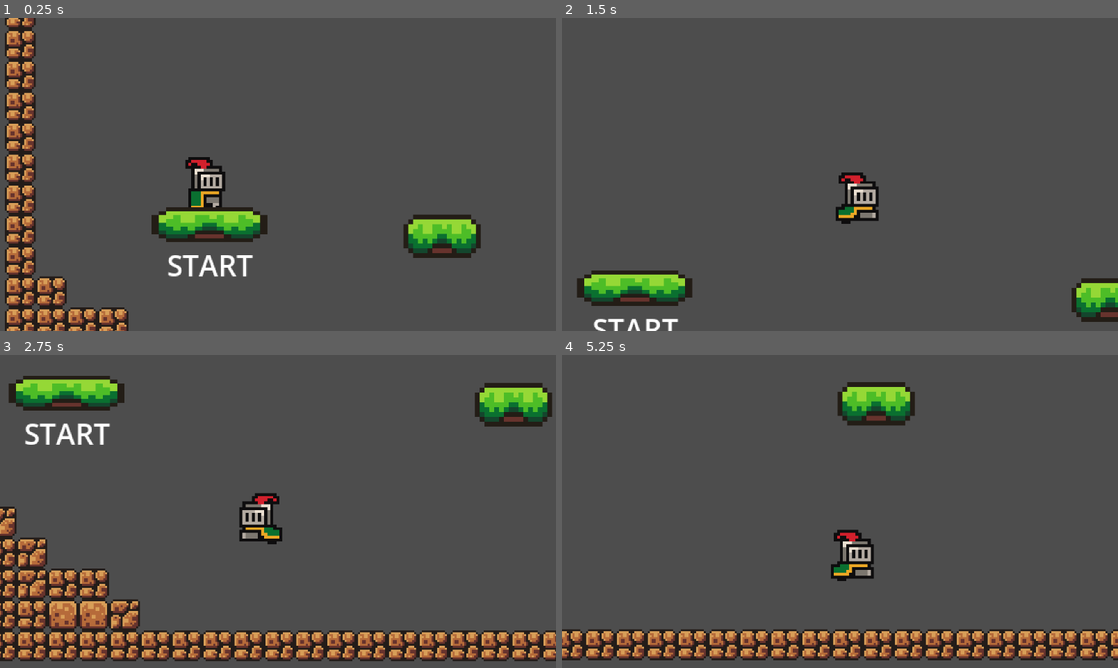
Above: before the commit, frames 1-4 (two rows, left to right).
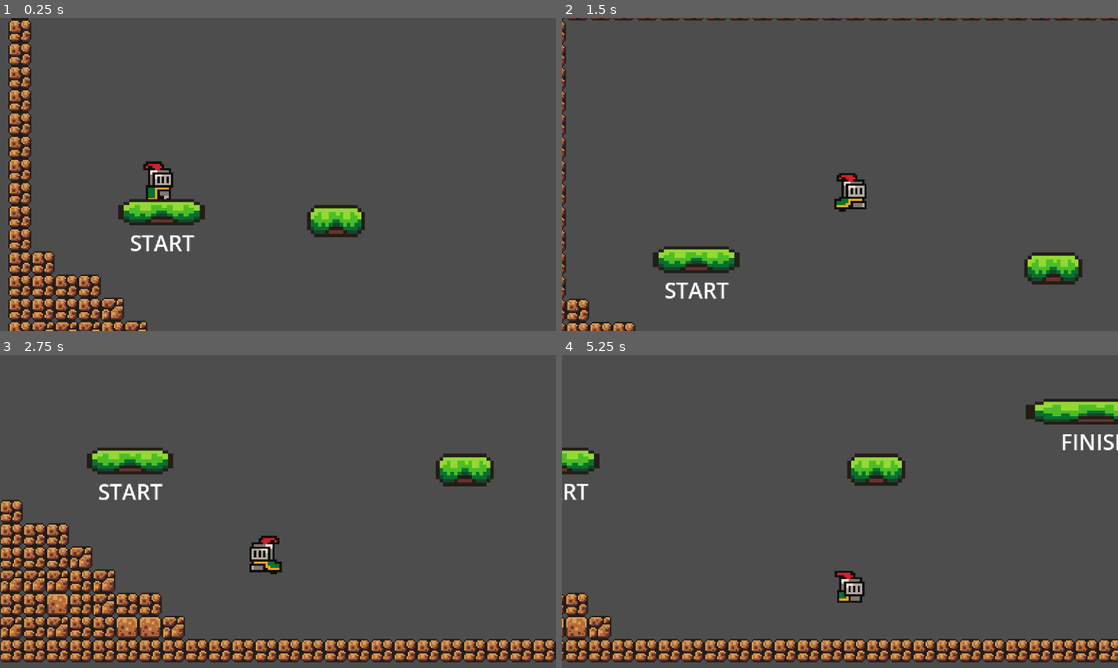
Above: after the commit, the same moments.

Repository: Klarnold/Task1
Game: Godot game, scene res://scenes/game/game.tscn
The game is run twice, just before and just after one commit, with the same random seed, the same clock (stepped at 60 frames per second) and the same inputs.
Inputs (mouse positions are in pixels of both pictures, inside the frame that each line leads up to):
- Up to frame 1 (0.25 s): no input
- Up to frame 2 (1.5 s): move the mouse to (962, 158) at 0.52 s; hold Right (right) from 0.53 s (still down); click (962, 158) at 0.6 s; tap Space (jump) at 0.77, 0.8, 1.07, 1.35 s; move the mouse to (728, 190) at 1.27 s
- Up to frame 3 (2.75 s): tap Space (jump) at 1.52, 1.82, 2.3 s; click (166, 527) at 1.55 s; move the mouse to (333, 442) at 2.02 s; release Right (right) at 2.03 s; hold A (left) from 2.03 s (still down); click (333, 442) at 2.1 s
- Up to frame 4 (5.25 s): move the mouse to (812, 574) at 2.77 s; release A (left) at 2.78 s; hold Right (right) 2.78-4.28 s; click (812, 574) at 2.85 s; tap Space (jump) at 3.02, 3.32, 3.6, 3.77, 4.07, 4.52, 4.82 s; move the mouse to (1006, 558) at 3.52 s; move the mouse to (673, 464) at 4.27 s; hold A (left) 4.28-5.03 s; click (673, 464) at 4.35 s; move the mouse to (867, 511) at 5.02 s; hold Right (right) from 5.03 s (still down); click (867, 511) at 5.1 s

The runs differ from the first frame. In frame 1, 14% of the frame differs, in the area x 0-87%, y 0-100%; in frame 2, 8.5%; in frame 3, 23%, in the area x 0-100%, y 6-99%; in frame 4, 16%.

Commit message:
Player update
Took a break and added attack for player (J/LMB)

Diff:
--- a/simpleplatformer/elements/player/player.tscn
+++ b/simpleplatformer/elements/player/player.tscn
@@ -169,7 +169,7 @@
 }],
 "loop": false,
 "name": &"attack",
-"speed": 5.0
+"speed": 15.0
 }, {
 "frames": [{
 "duration": 1.0,
@@ -313,15 +313,15 @@
 }]
 
 [sub_resource type="Animation" id="Animation_lgvkd"]
-length = 0.6
-tracks/0/type = "value"
-tracks/0/imported = false
-tracks/0/enabled = true
-tracks/0/path = NodePath("AnimatedSprite2D:frame")
-tracks/0/interp = 1
-tracks/0/loop_wrap = true
-tracks/0/keys = {
-"times": PackedFloat32Array(0, 0.2, 0.4),
+length = 0.2
+tracks/0/type = "value"
+tracks/0/imported = false
+tracks/0/enabled = true
+tracks/0/path = NodePath("AnimatedSprite2D:frame")
+tracks/0/interp = 1
+tracks/0/loop_wrap = true
+tracks/0/keys = {
+"times": PackedFloat32Array(0, 0.0666667, 0.133333),
 "transitions": PackedFloat32Array(1, 1, 1),
 "update": 1,
 "values": [0, 1, 2]
@@ -337,6 +337,18 @@
 "transitions": PackedFloat32Array(1),
 "update": 1,
 "values": ["attack"]
+}
+tracks/2/type = "value"
+tracks/2/imported = false
+tracks/2/enabled = true
+tracks/2/path = NodePath("DamageBox/HitBoxArea/HitBoxShape:disabled")
+tracks/2/interp = 1
+tracks/2/loop_wrap = true
+tracks/2/keys = {
+"times": PackedFloat32Array(0, 0.0001, 0.0333333, 0.2),
+"transitions": PackedFloat32Array(1, 1, 1, 1),
+"update": 1,
+"values": [false, false, false, true]
 }
 
 [sub_resource type="Animation" id="Animation_b51c3"]
@@ -391,6 +403,34 @@
 "transitions": PackedFloat32Array(1),
 "update": 1,
 "values": ["death"]
+}
+
+[sub_resource type="Animation" id="Animation_lh3fu"]
+length = 0.25
+loop_mode = 1
+tracks/0/type = "value"
+tracks/0/imported = false
+tracks/0/enabled = true
+tracks/0/path = NodePath("AnimatedSprite2D:frame")
+tracks/0/interp = 1
+tracks/0/loop_wrap = true
+tracks/0/keys = {
+"times": PackedFloat32Array(0, 0.125),
+"transitions": PackedFloat32Array(1, 1),
+"update": 1,
+"values": [0, 1]
+}
+tracks/1/type = "value"
+tracks/1/imported = false
+tracks/1/enabled = true
+tracks/1/path = NodePath("AnimatedSprite2D:animation")
+tracks/1/interp = 1
+tracks/1/loop_wrap = true
+tracks/1/keys = {
+"times": PackedFloat32Array(0),
+"transitions": PackedFloat32Array(1),
+"update": 1,
+"values": ["fall"]
 }
 
 [sub_resource type="Animation" id="Animation_h2kxm"]
@@ -505,11 +545,40 @@
 "values": ["win"]
 }
 
+[sub_resource type="Animation" id="Animation_onqbq"]
+length = 0.001
+tracks/0/type = "value"
+tracks/0/imported = false
+tracks/0/enabled = true
+tracks/0/path = NodePath("AnimatedSprite2D:animation")
+tracks/0/interp = 1
+tracks/0/loop_wrap = true
+tracks/0/keys = {
+"times": PackedFloat32Array(0),
+"transitions": PackedFloat32Array(1),
+"update": 1,
+"values": [&"attack"]
+}
+tracks/1/type = "value"
+tracks/1/imported = false
+tracks/1/enabled = true
+tracks/1/path = NodePath("DamageBox/HitBoxArea/HitBoxShape:disabled")
+tracks/1/interp = 1
+tracks/1/loop_wrap = true
+tracks/1/keys = {
+"times": PackedFloat32Array(0),
+"transitions": PackedFloat32Array(1),
+"update": 1,
+"values": [false]
+}
+
 [sub_resource type="AnimationLibrary" id="AnimationLibrary_onqbq"]
 _data = {
+&"RESET": SubResource("Animation_onqbq"),
 &"attack": SubResource("Animation_lgvkd"),
 &"damaged": SubResource("Animation_b51c3"),
 &"death": SubResource("Animation_338lt"),
+&"fall": SubResource("Animation_lh3fu"),
 &"idle": SubResource("Animation_h2kxm"),
 &"jump": SubResource("Animation_yd248"),
 &"move": SubResource("Animation_2sqnu"),
@@ -522,7 +591,7 @@
 
 [node name="AnimatedSprite2D" type="AnimatedSprite2D" parent="."]
 sprite_frames = SubResource("SpriteFrames_h2kxm")
-animation = &"jump"
+animation = &"attack"
 
 [node name="PhysicShape" type="CollisionPolygon2D" parent="."]
 polygon = PackedVector2Array(4, 11, 4, 1, -5, 1, -5, 11)
@@ -552,7 +621,7 @@
 one_shot = true
 
 [node name="Camera2D" type="Camera2D" parent="."]
-zoom = Vector2(2, 2)
+zoom = Vector2(1.5, 1.5)
 process_callback = 0
 limit_left = 0
 limit_top = 0
--- a/simpleplatformer/scripts/elements/player/player.gd
+++ b/simpleplatformer/scripts/elements/player/player.gd
@@ -10,82 +10,103 @@
 	DEATH
 }
 
-
+# constants
 const VELOCITY_Y_MIN: float = -500
 const VELOCITY_Y_MAX: float = 500
 const SPEED: float = 15000.0
 const JUMP_SPEED: float = -25000.0
+const ATTACK_PUSH_SPEED: float = 14000
 
-
+# onready nodes
 @onready var animated_sprite_2d: AnimatedSprite2D = $AnimatedSprite2D
 @onready var animation_player: AnimationPlayer = $AnimationPlayer
 @onready var coyot_jump_timer: Timer = $CoyotJumpTimer
+@onready var damage_box: Node2D = $DamageBox
 
-
+# onready variables
 @onready var state: PlayerStateMachine = PlayerStateMachine.MOVE
 @onready var gravity: float = ProjectSettings.get_setting("physics/2d/default_gravity")
 
-
+# variables
 var direction: float = 0
 var jump_allowed: bool = true
 
 
 func _ready() -> void:
+	# connecting signals
 	coyot_jump_timer.timeout.connect(_on_coyot_jump_timer_timeout)
 
 
 func _input(event: InputEvent) -> void:
-	if Input.is_action_just_pressed("jump") and is_on_floor():
-			state = PlayerStateMachine.JUMP
+	if Input.is_action_just_pressed("jump") and is_on_floor(): # check for jump
+		state = PlayerStateMachine.JUMP
+	# check if attack pressed
+	elif Input.is_action_just_pressed("attack") \
+		and state != PlayerStateMachine.ATTACK: # check if attacking
+			print(state)
+			state = PlayerStateMachine.ATTACK
 
 
 func _physics_process(delta: float) -> void:
-	match state:
+	match state: # managing current state
 		PlayerStateMachine.MOVE:
 			move_state(delta)
 		PlayerStateMachine.JUMP:
 			jump_state(delta)
 		PlayerStateMachine.ATTACK:
-			pass
+			attack_state(delta)
 		PlayerStateMachine.DAMAGED:
 			pass
 		PlayerStateMachine.DEATH:
 			pass
 
-	if !is_on_floor():
-		if coyot_jump_timer.time_left == 0:
+	if !is_on_floor(): # basic gravity
+		if coyot_jump_timer.time_left == 0: # coyot jumpt for better UE
 			coyot_jump_timer.start()
 		velocity.y += clamp(gravity*delta, VELOCITY_Y_MIN, \
 											VELOCITY_Y_MAX)
 
 	move_and_slide()
 
+# move state
+func move_state(delta: float):
+	direction = Input.get_axis("left", "right") # getting direction for velocity
+												# and better animation
 
-func move_state(delta: float):
-	direction = Input.get_axis("left", "right")
-
-	if direction != 0:
-		set_look(direction)
-		if is_on_floor():
+	if direction != 0: # if pressing move buttons (left/right)
+		set_look(direction) # set player's look direction
+		if is_on_floor(): # check for animation and jump variable
 			animation_player.play("move")
 			jump_allowed = true
-		velocity.x = lerp(velocity.x, SPEED*delta*direction, 0.8)
-	else:
-		if is_on_floor():
+		velocity.x = lerp(velocity.x, SPEED*delta*direction, 0.8) # basic speed
+																  # equation
+	else: # if standing still
+		if is_on_floor(): # check for animation and jump variable
 			animation_player.play("idle")
 			jump_allowed = true
-		velocity.x = lerp(velocity.x, 0.0, 0.4)
+		velocity.x = lerp(velocity.x, 0.0, 0.4) # basic speed nullifying equation
 
+# jump state
+func jump_state(delta: float):
+	jump_allowed = false # no more jumps while jumping
+	velocity.y = JUMP_SPEED*delta # basic y axis speed equation
+	animation_player.play("jump")
+	state = PlayerStateMachine.MOVE # returing back to MOVE state
 
-func jump_state(delta: float):
-	jump_allowed = false
-	velocity.y = JUMP_SPEED*delta
-	animation_player.play("jump")
+# attack state
+func attack_state(delta: float):
+	velocity.x = ATTACK_PUSH_SPEED*delta*animated_sprite_2d.scale.x/abs(animated_sprite_2d.scale.x)
+	var tween: Tween = get_tree().create_tween()
+	tween.tween_property(self, "velocity:x", 0,\
+	 0.2).set_trans(Tween.TRANS_CIRC).set_ease(Tween.EASE_OUT)
+	animation_player.play("attack")
+	await animation_player.animation_finished
 	state = PlayerStateMachine.MOVE
 
 
 func set_look(_direction):
 	animated_sprite_2d.scale.x = _direction
+	damage_box.scale.x = _direction
 
 
 func _on_coyot_jump_timer_timeout():
Not shown: 1 places in simpleplatformer/elements/player/player.tscn that only renumber resources
